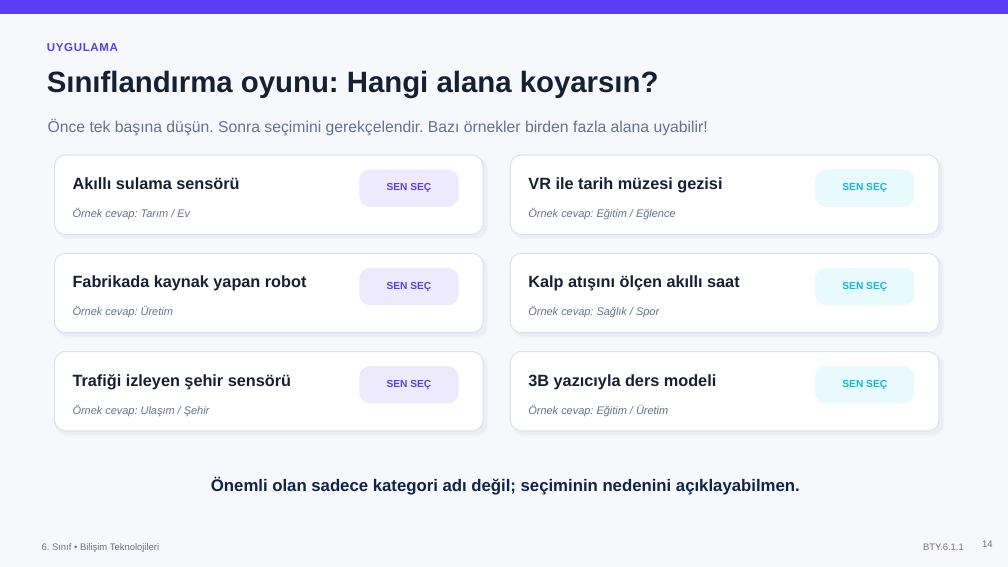
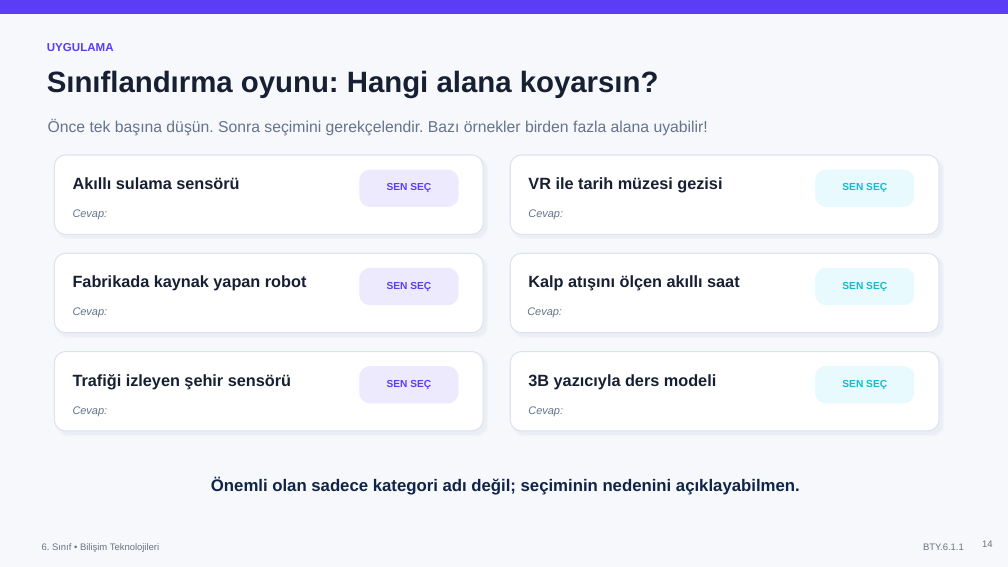
Before and after one commit to DuoByteTech/Adelon, a slide deck: slide 14 of public/lessons/yenilikci-bilisim-teknolojileri/Yenilikci_Bilisim_Teknolojileri_6_Sinif.pptx. Drawn at 1008x567 pixels with LibreOffice and Linux fonts; fonts in the diff are those of the drawing. Boxes give left, top, right and bottom in pixels: in the first picture for what was removed or moved away, otherwise in the second. Text is boxed around its words. In the diff, an @@ line names an element or a change of style, - is before the commit and + after.

```diff
--- a/public/lessons/yenilikci-bilisim-teknolojileri/Yenilikci_Bilisim_Teknolojileri_6_Sinif.pptx
+++ b/public/lessons/yenilikci-bilisim-teknolojileri/Yenilikci_Bilisim_Teknolojileri_6_Sinif.pptx
@@ text "UYGULAMA" at (47, 43, 114, 51): letter spacing 0.6 to 0 pt @@
@@ text at (73, 209, 108, 219): text changed @@
-Örnek cevap: Tarım / Ev
+Cevap:
@@ text at (528, 209, 563, 219): text changed @@
-Örnek cevap: Eğitim / Eğlence
+Cevap:
@@ text at (73, 307, 108, 317): text changed @@
-Örnek cevap: Üretim
+Cevap:
@@ text at (527, 307, 562, 317): text changed @@
-Örnek cevap: Sağlık / Spor
+Cevap:
@@ text at (73, 406, 108, 416): text changed @@
-Örnek cevap: Ulaşım / Şehir
+Cevap:
@@ text at (528, 406, 563, 416): text changed @@
-Örnek cevap: Eğitim / Üretim
+Cevap:
```
Also in this commit, not shown: 19 other slides changed, 1 slide removed, 1 other file.
